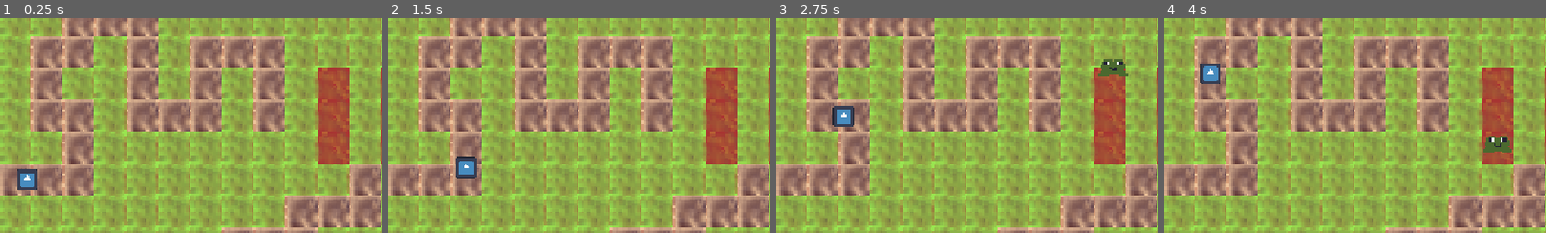
Above: before the commit, frames 1-4 (left to right).
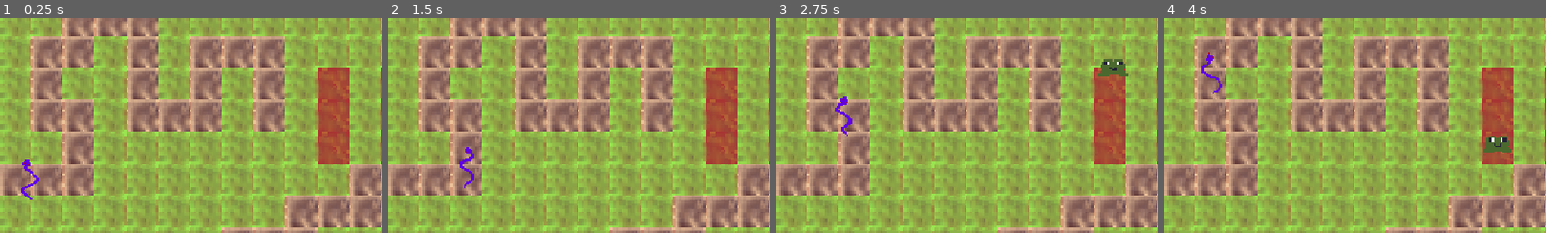
Above: after the commit, the same moments.

Repository: KennySchank/tomato-jam-26
Game: Godot game, scene res://scenes/main.tscn
The game is run twice, just before and just after one commit, with the same random seed, the same clock (stepped at 60 frames per second) and the same inputs. The engine's default icon, where the game draws it, is replaced by a stand-in: a white triangle on a blue panel in a dark square.
Inputs (mouse positions are % of the whole screen's width and height, from its top left):
- Up to frame 1 (0.25 s): no input
- Up to frame 2 (1.5 s): tap Enter (ui_accept) at 0.5, 0.77, 1.07 s; move the mouse to (72, 45) at 0.52 s; hold Right (ui_right) 0.53-1.25 s; click (72, 45) at 0.67 s; drag from (30, 55) to (45, 70) at 1.27 s
- Up to frame 3 (2.75 s): move the mouse to (60, 28) at 2.02 s; hold Right (ui_right) from 2.03 s (still down)
- Up to frame 4 (4 s): release Right (ui_right) at 2.75 s; drag from (45, 70) to (20, 35) at 2.77 s; move the mouse to (80, 65) at 3.52 s; hold Left (ui_left) from 3.53 s (still down); tap Enter (ui_accept) at 3.77 s
The pictures show only the part of the screen within x 0-50%, y 40-90%; the shares and areas given below are measured in that part.

The runs differ from the first frame. In frame 1, 0.6% of the frame differs, in the area x 4-11%, y 65-85%; in frame 2, 0.6%; in frame 3, 0.7%, in the area x 14-21%, y 36-56%; in frame 4, 0.6%.

Commit message:
Add import files for new assets: Corn Tower, Bob Crow, Snek, and Tomato Tower

Diff:
--- a/scenes/enemy.tscn
+++ b/scenes/enemy.tscn
@@ -1,17 +1,99 @@
-[gd_scene load_steps=4 format=4]
+[gd_scene format=3 uid="uid://c7nrcu1lnd7wb"]
 
-[ext_resource type="Script" path="res://enemy.gd" id="1_enemy"]
-[ext_resource type="Texture2D" path="res://icon.svg" id="2_icon"]
+[ext_resource type="Script" uid="uid://dhbacrv5vqclc" path="res://enemy.gd" id="1_enemy"]
+[ext_resource type="Texture2D" uid="uid://bic7u3mu0vdvo" path="res://assets/Sprite-Snek.png" id="2_md0e3"]
+
+[sub_resource type="AtlasTexture" id="AtlasTexture_4ra3w"]
+atlas = ExtResource("2_md0e3")
+region = Rect2(0, 0, 32, 32)
+
+[sub_resource type="AtlasTexture" id="AtlasTexture_5uy6h"]
+atlas = ExtResource("2_md0e3")
+region = Rect2(32, 0, 32, 32)
+
+[sub_resource type="AtlasTexture" id="AtlasTexture_c4w8v"]
+atlas = ExtResource("2_md0e3")
+region = Rect2(64, 0, 32, 32)
+
+[sub_resource type="AtlasTexture" id="AtlasTexture_xwavj"]
+atlas = ExtResource("2_md0e3")
+region = Rect2(96, 0, 32, 32)
+
+[sub_resource type="AtlasTexture" id="AtlasTexture_nenq2"]
+atlas = ExtResource("2_md0e3")
+region = Rect2(128, 0, 32, 32)
+
+[sub_resource type="AtlasTexture" id="AtlasTexture_md484"]
+atlas = ExtResource("2_md0e3")
+region = Rect2(160, 0, 32, 32)
+
+[sub_resource type="AtlasTexture" id="AtlasTexture_ipns3"]
+atlas = ExtResource("2_md0e3")
+region = Rect2(192, 0, 32, 32)
+
+[sub_resource type="AtlasTexture" id="AtlasTexture_8qclf"]
+atlas = ExtResource("2_md0e3")
+region = Rect2(224, 0, 32, 32)
+
+[sub_resource type="AtlasTexture" id="AtlasTexture_w8i8w"]
+atlas = ExtResource("2_md0e3")
+region = Rect2(256, 0, 32, 32)
+
+[sub_resource type="AtlasTexture" id="AtlasTexture_otmr2"]
+atlas = ExtResource("2_md0e3")
+region = Rect2(288, 0, 32, 32)
+
+[sub_resource type="SpriteFrames" id="SpriteFrames_kkyey"]
+animations = [{
+"frames": [{
+"duration": 1.0,
+"texture": SubResource("AtlasTexture_4ra3w")
+}, {
+"duration": 1.0,
+"texture": SubResource("AtlasTexture_5uy6h")
+}, {
+"duration": 1.0,
+"texture": SubResource("AtlasTexture_c4w8v")
+}, {
+"duration": 1.0,
+"texture": SubResource("AtlasTexture_xwavj")
+}, {
+"duration": 1.0,
+"texture": SubResource("AtlasTexture_nenq2")
+}, {
+"duration": 1.0,
+"texture": SubResource("AtlasTexture_md484")
+}, {
+"duration": 1.0,
+"texture": SubResource("AtlasTexture_ipns3")
+}, {
+"duration": 1.0,
+"texture": SubResource("AtlasTexture_8qclf")
+}, {
+"duration": 1.0,
+"texture": SubResource("AtlasTexture_w8i8w")
+}, {
+"duration": 1.0,
+"texture": SubResource("AtlasTexture_otmr2")
+}],
+"loop": 1,
+"name": &"new_animation",
+"speed": 10.0
+}]
 
 [sub_resource type="CircleShape2D" id="CircleShape2D_enemy"]
 radius = 12.0
 
-[node name="Enemy" type="CharacterBody2D"]
+[node name="Enemy" type="CharacterBody2D" unique_id=424779622]
+modulate = Color(1, 0, 1, 1)
+scale = Vector2(2.01, 2.01)
 script = ExtResource("1_enemy")
 
-[node name="Sprite2D" type="Sprite2D" parent="."]
-texture = ExtResource("2_icon")
-scale = Vector2(0.25, 0.25)
+[node name="AnimatedSprite2D" type="AnimatedSprite2D" parent="." unique_id=779821457]
+sprite_frames = SubResource("SpriteFrames_kkyey")
+animation = &"new_animation"
+autoplay = "new_animation"
+frame_progress = 0.7454349
 
-[node name="CollisionShape2D" type="CollisionShape2D" parent="."]
+[node name="CollisionShape2D" type="CollisionShape2D" parent="." unique_id=1885304010]
 shape = SubResource("CircleShape2D_enemy")
Not shown, added: assets/Corn-Tower.png.import
Not shown, added: assets/Sprite-Bob-Crow.png.import
Not shown, added: assets/Sprite-Snek.png.import
Not shown, added: assets/TomatoTower.png.import
